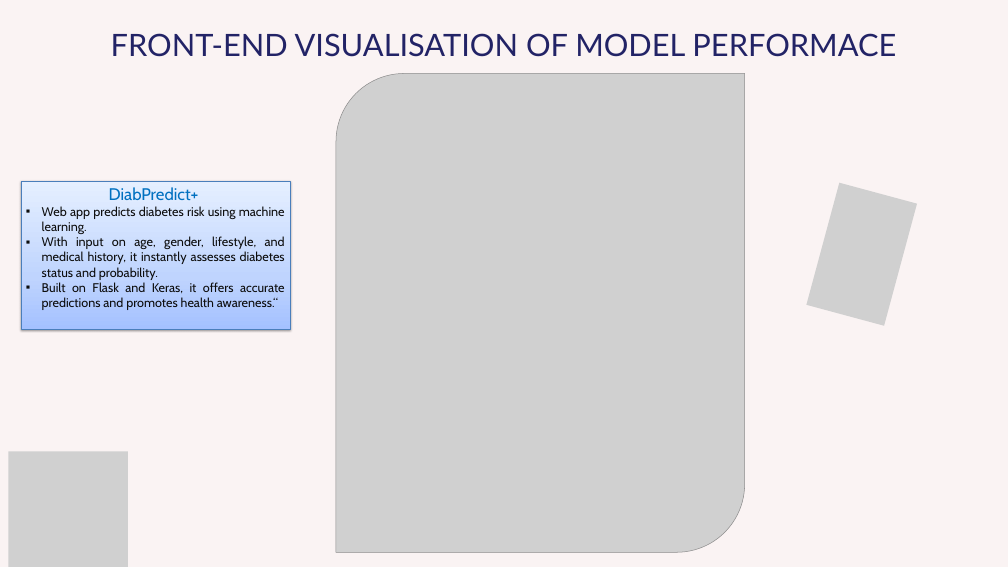
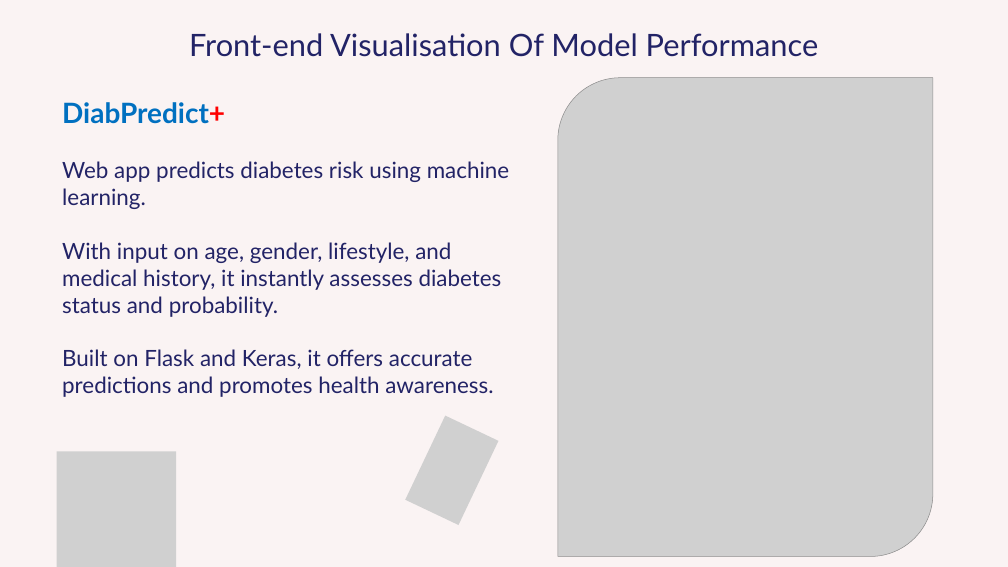
Before and after one commit to bernardtse/diabetes-prediction, a slide deck: slide 13 of presentation/presentation.pptx (slide 10 before the commit). Drawn at 1008x567 pixels with LibreOffice and Linux fonts; fonts in the diff are those of the drawing; grey boxes stand for pictures. Boxes give left, top, right and bottom in pixels: in the first picture for what was removed or moved away, otherwise in the second. Text is boxed around its words. In the diff, an @@ line names an element or a change of style, - is before the commit and + after.

```diff
--- a/presentation/presentation.pptx
+++ b/presentation/presentation.pptx
@@ text at box(189, 33, 819, 57): text changed @@
-FRONT-END VISUALISATION OF MODEL PERFORMACE
+Front-end Visualisation Of Model Performance
@@ picture: place and size @@
-picture at box(336, 74, 745, 552)
+picture at box(558, 78, 933, 556)
@@ text "DiabPredict+": place and size @@
-text "DiabPredict+" at box(21, 181, 290, 329)
+text "DiabPredict+" at box(62, 102, 509, 397)
@@ text "DiabPredict+" at box(62, 102, 509, 397): fill gradient #A4C4FF to #BFD4FF to #E6EEFF to none; outline #4B7EBC 0.75 pt to none; shadow off @@
@@ text at box(62, 102, 509, 317): size 24 to 40 pt, text colour #0070C0 to #FF0000, bold on in "DiabPredict+"; font Cabin to Lato in "DiabPredict+", "Web app predicts diabetes risk using machine ...", "With input on age, gender, lifestyle, and ..."; size 18 to 32 pt, text colour #0D0D0D to #222366 in "Web app predicts diabetes risk using machine ...", "With input on age, gender, lifestyle, and ..."; alignment centre to left; alignment justified to left; bullet ▪ to none @@
@@ text at box(62, 349, 493, 397): text changed; size 18 to 32 pt; font Cabin to Lato; text colour #0D0D0D to #222366 @@
-▪ Built on Flask and Keras, it offers accurate predictions and promotes health awareness.“
+Built on Flask and Keras, it offers accurate predictions and promotes health awareness.
@@ picture at box(405, 416, 498, 525): rotation 15 to 25 degrees; outline redrawn @@
@@ picture: place and size @@
-picture at box(9, 452, 128, 567)
+picture at box(56, 452, 176, 567)
```
Also in this commit, not shown: 7 other slides changed, 3 slides added, 3 other files.
